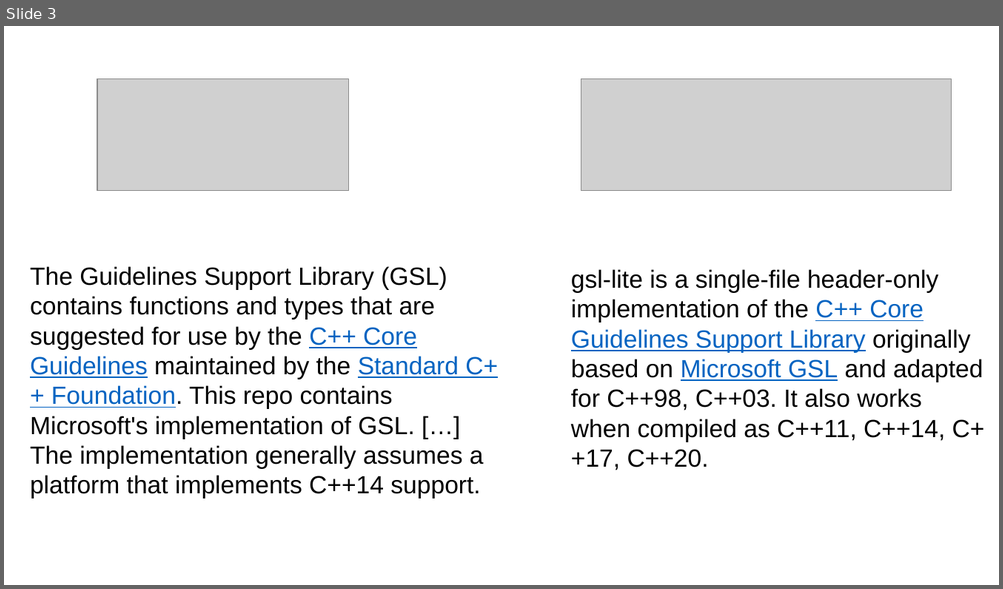
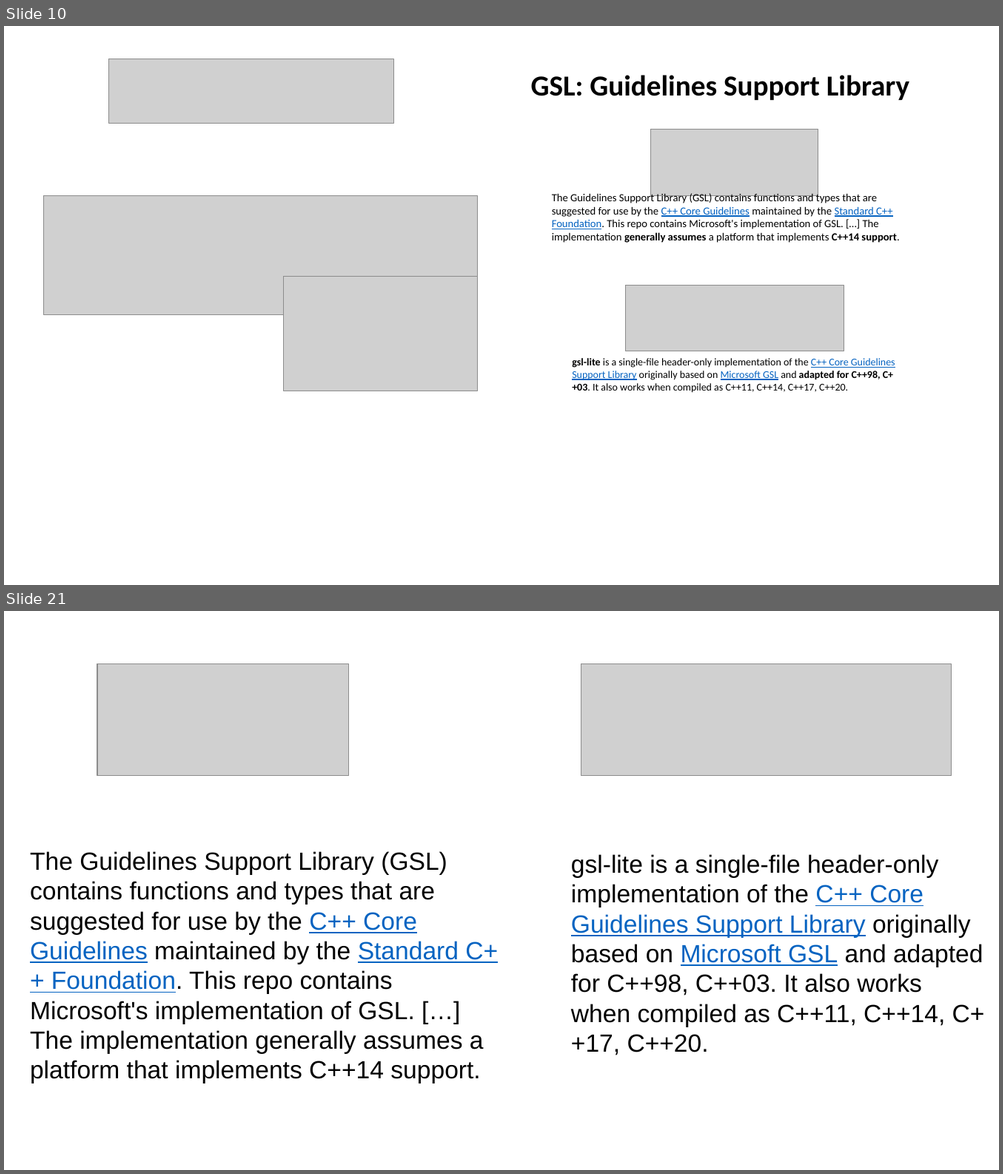
Before and after one commit to LongArmMcGee/cpp-safety, a slide deck: images/safe_cpp_graphics.pptx. Shown one above the other, each under a label of ours: slide 3 before the commit, slides 10 and 21 after it; the slides between them are not shown. The pictures are 1003x589 and 1003x1174 pixels, drawn with LibreOffice and Linux fonts; fonts in the diff are those of the drawing; grey boxes stand for pictures. Boxes give left, top, right and bottom in pixels: in the first picture for what was removed or moved away, otherwise in the second. Text is boxed around its words. In the diff, an @@ line names an element or a change of style, - is before the commit and + after.

```diff
--- a/images/safe_cpp_graphics.pptx
+++ b/images/safe_cpp_graphics.pptx
@@ slide 10 added at (4,26,999,585), background #FFFFFF @@
@@ picture added at (108,59,393,124) @@
@@ text added at (531,75,909,100), 28 pt, text #000000, bold @@
+GSL: Guidelines Support Library
@@ picture added at (650,130,818,195) @@
@@ picture added at (43,195,477,315) @@
@@ text added at (552,192,899,243), 10.5 pt, text #000000 @@
+The Guidelines Support Library (GSL) contains functions and types that are suggested for use by the C++ Core Guidelines maintained by the Standard C++ Foundation. This repo contains Microsoft's implementation of GSL. […] The implementation generally assumes a platform that implements C++14 support.
@@ picture added at (284,276,478,392) @@
@@ picture added at (626,286,844,352) @@
@@ text added at (572,358,895,393), 10 pt, text #000000 @@
+gsl-lite is a single-file header-only implementation of the C++ Core Guidelines Support Library originally based on Microsoft GSL and adapted for C++98, C++03. It also works when compiled as C++11, C++14, C++17, C++20.
@@ what was slide 3 is now slide 21 @@
```
Also in this commit, not shown: 29 other slides added.
